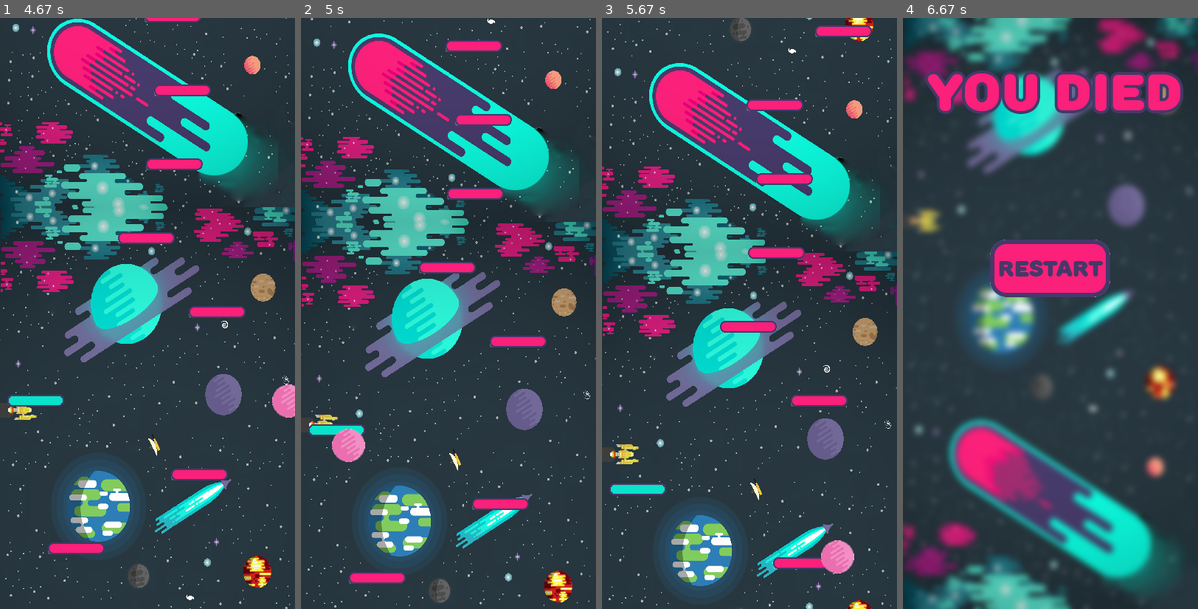
Above: before the commit, frames 1-4 (left to right).
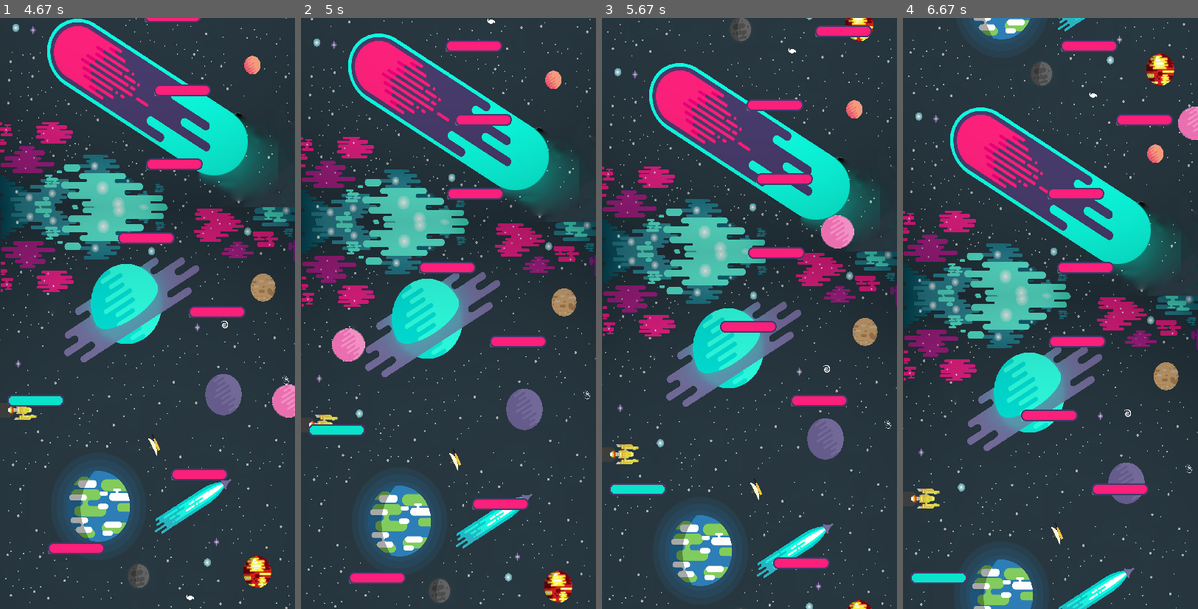
Above: after the commit, the same moments.

Repository: Protocs/pygame-for-kids
Game: pygame game, started from main.py
The game is run twice, just before and just after one commit, with the same random seed, the same clock (stepped at 60 frames per second) and the same inputs.
Inputs (mouse positions are in pixels of both pictures, inside the frame that each line leads up to):
- Up to frame 1 (4.67 s): click (147, 266) at 0.38 s; hold Right 0.83-1.3 s; move the mouse to (135, 337) at 0.87 s; hold Right 1.33-1.8 s; hold Left 1.83-2.37 s; hold Left 2.4-2.8 s; hold Right 2.83-3.47 s; hold Left 3.5-3.97 s; hold Right 4-4.47 s; hold Right from 4.5 s (still down)
- Up to frame 2 (5 s): release Right at 4.97 s
- Up to frame 3 (5.67 s): hold Left 5-5.53 s; hold Left from 5.57 s (still down)
- Up to frame 4 (6.67 s): release Left at 5.97 s; hold Right 6-6.63 s

Frame 1 is identical in both runs. In frame 2, 1.0% of the frame differs, in the area x 10-22%, y 52-76%; in frame 3, 1.0%; in frame 4, 57%, in the area x 0-100%, y 0-100%.

Commit message:
Обработка столкновений игрока с платформами

Diff:
--- a/planetjump/player.py
+++ b/planetjump/player.py
@@ -47,7 +47,13 @@
             self.rect.x += 4
 
     def find_collide(self):
-        pass
+        if self.moving:
+            return
+        colliding_sprites = pygame.sprite.spritecollide(self, self.game.all_sprites, False)
+        colliding_sprites.remove(self)
+        if colliding_sprites:
+            self.speeding = 5
+            self.moving = True
 
     def death(self):
         DeathScreen(self.surface)
